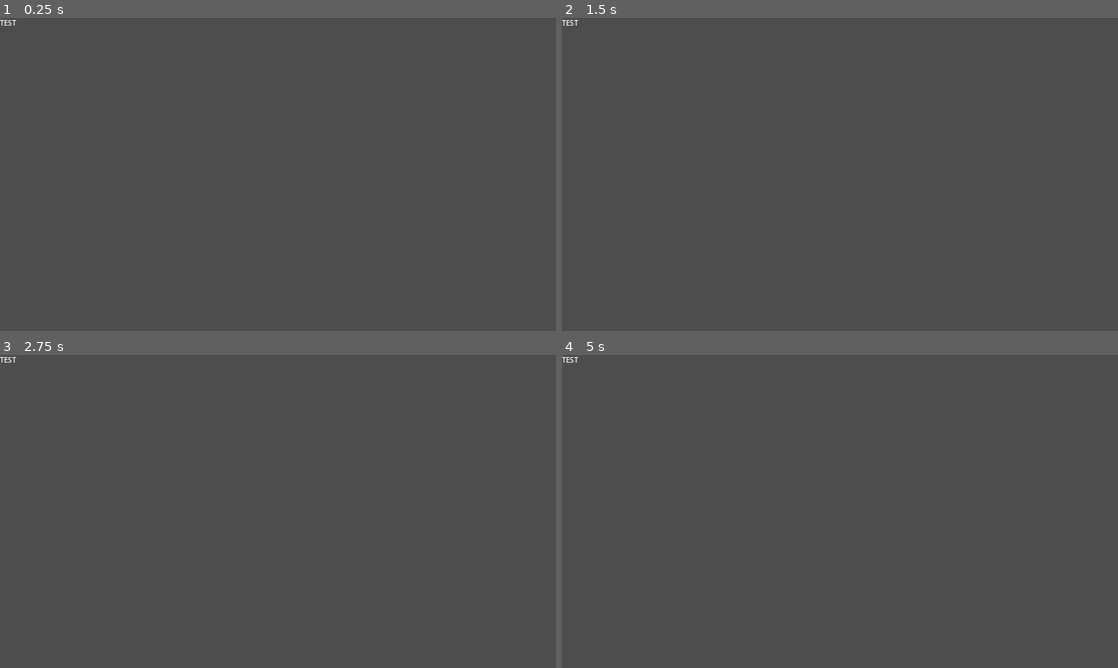
Above: before the commit, frames 1-4 (two rows, left to right).
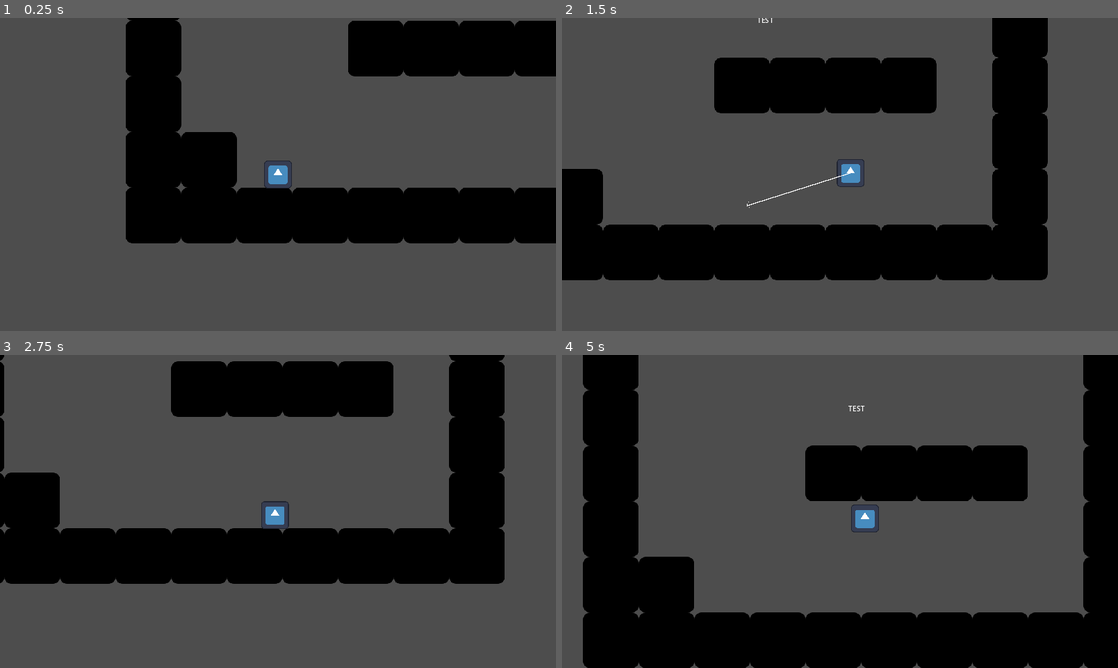
Above: after the commit, the same moments.

Repository: 2weeking/Lasso-Knight
Game: Godot game, scene res://levels/test.tscn
Same seed, same stepped clock (60 frames per second), same inputs: the game is played once before the commit and once after it. Before the commit the project starts from res://levels/main_menu.tscn. The engine's default icon, where the game draws it, is replaced by a stand-in: a white triangle on a blue panel in a dark square.
Inputs (mouse positions are in pixels of both pictures, inside the frame that each line leads up to):
- Up to frame 1 (0.25 s): no input
- Up to frame 2 (1.5 s): tap Enter at 0.5 s; move the mouse to (962, 158) at 0.52 s; hold D (right) from 0.53 s (still down); tap W (up) at 0.6, 0.77, 1.07, 1.35 s; click (962, 158) at 0.67 s; move the mouse to (728, 190) at 1.27 s; click (728, 190) at 1.42 s
- Up to frame 3 (2.75 s): tap W (up) at 1.52, 1.82, 2.1 s; move the mouse to (333, 442) at 2.02 s; release D (right) at 2.03 s; hold A (left) from 2.03 s (still down); click (333, 442) at 2.17 s
- Up to frame 4 (5 s): move the mouse to (812, 574) at 2.77 s; release A (left) at 2.78 s; hold D (right) 2.78-4.28 s; tap W (up) at 2.85, 3.02, 3.32, 3.6, 3.77, 4.07, 4.35, 4.52, 4.82 s; click (812, 574) at 2.92 s; move the mouse to (1006, 558) at 3.52 s; click (1006, 558) at 3.67 s; move the mouse to (673, 464) at 4.27 s; hold A (left) from 4.28 s (still down); click (673, 464) at 4.42 s

The runs differ from the first frame. In frame 1, 28% of the frame differs, in the area x 0-100%, y 0-72%; in frame 2, 31%; in frame 3, 31%; in frame 4, 39%, in the area x 0-100%, y 0-100%.

Commit message:
Added grappling hook functionality

Diff:
--- /dev/null
+++ b/entities/Lasso/Lasso.gd
@@ -0,0 +1,51 @@
+"""
+This script controls the chain.
+"""
+extends Node2D
+
+@onready var links = $Links
+@onready var tip = $Tip
+var direction := Vector2(0,0)	# The direction in which the chain was shot
+var tip_pos := Vector2(0,0)			# The global position the tip should be in
+								# We use an extra var for this, because the chain is
+								# connected to the player and thus all .position
+								# properties would get messed with when the player
+								# moves.
+
+const SPEED = 50	# The speed with which the chain moves
+
+var flying = false	# Whether the chain is moving through the air
+var hooked = false	# Whether the chain has connected to a wall
+
+# shoot() shoots the chain in a given direction
+func shoot(dir: Vector2) -> void:
+	direction = dir.normalized()	# Normalize the direction and save it
+	flying = true					# Keep track of our current scan
+	tip_pos = self.global_position		# reset the tip position to the player's position
+
+# release() the chain
+func release() -> void:
+	flying = false	# Not flying anymore
+	hooked = false	# Not attached anymore
+
+# Every graphics frame we update the visuals
+func _process(_delta: float) -> void:
+	self.visible = flying or hooked	# Only visible if flying or attached to something
+	if not self.visible:
+		return	# Not visible -> nothing to draw
+	var tip_loc = to_local(tip_pos)	# Easier to work in local coordinates
+	# We rotate the links (= chain) and the tip to fit on the line between self.position (= origin = player.position) and the tip
+	links.rotation = self.position.angle_to_point(tip_loc) - deg_to_rad(270)
+	tip.rotation = self.position.angle_to_point(tip_loc) - deg_to_rad(270)
+	links.position = tip_loc						# The links are moved to start at the tip
+	links.region_rect.size.y = tip_loc.length()		# and get extended for the distance between (0,0) and the tip
+
+# Every physics frame we update the tip position
+func _physics_process(_delta: float) -> void:
+	tip.global_position = tip_pos	# The player might have moved and thus updated the position of the tip -> reset it
+	if flying:
+		# `if move_and_collide()` always moves, but returns true if we did collide
+		if tip.move_and_collide(direction * SPEED):
+			hooked = true	# Got something!
+			flying = false	# Not flying anymore
+	tip_pos = tip.global_position	# set `tip` as starting position for next frame
--- /dev/null
+++ b/entities/Lasso/Lasso.tscn
@@ -0,0 +1,30 @@
+[gd_scene load_steps=5 format=3 uid="uid://c5whdalhv1r7i"]
+
+[ext_resource type="Script" path="res://entities/Lasso/Lasso.gd" id="1_qmuc2"]
+[ext_resource type="Texture2D" uid="uid://d1k1yogptxstn" path="res://assets/lasso/rope_links.png" id="2_81rht"]
+[ext_resource type="Texture2D" uid="uid://b20y0tf0125gq" path="res://assets/lasso/noose.png" id="3_cy2i0"]
+
+[sub_resource type="CapsuleShape2D" id="CapsuleShape2D_7tnxl"]
+radius = 2.0
+height = 12.0
+
+[node name="Lasso" type="Node2D"]
+scale = Vector2(2, 2)
+script = ExtResource("1_qmuc2")
+
+[node name="Links" type="Sprite2D" parent="."]
+texture_repeat = 2
+texture = ExtResource("2_81rht")
+centered = false
+offset = Vector2(-1, 0)
+region_enabled = true
+region_rect = Rect2(7, 0, 2, 360)
+
+[node name="Tip" type="CharacterBody2D" parent="."]
+collision_layer = 4
+
+[node name="Noose" type="Sprite2D" parent="Tip"]
+texture = ExtResource("3_cy2i0")
+
+[node name="CollisionShape2D" type="CollisionShape2D" parent="Tip"]
+shape = SubResource("CapsuleShape2D_7tnxl")
--- a/entities/chain/chain.tscn
+++ /dev/null
@@ -1,3 +0,0 @@
-[gd_scene format=3 uid="uid://c1i4xfv7btsbn"]
-
-[node name="Chain" type="Node2D"]
--- /dev/null
+++ b/entities/player/Camera2D.gd
@@ -0,0 +1,15 @@
+extends Camera2D
+
+# Radius of the zone in the middle of the screen where the cam doesn't move
+const DEAD_ZONE = 160
+
+func _input(event: InputEvent) -> void:
+	if event is InputEventMouseMotion: # If the mouse moved...
+		var _target = event.position - get_viewport().get_visible_rect().size * 0.5	# Get the mouse position relative to the middle of the screen
+		if _target.length() < DEAD_ZONE:	# If we're in the middle (dead zone)...
+			self.position = Vector2(0,0)	# ... reset the camera to the middle (= center on player)
+		else:
+			# _target.normalized() is the direction in which to move
+			# _target.length() - DEAD_ZONE is the distance the mouse is outside of the dead zone
+			# 0.5 is an arbitrary scalar
+			self.position = _target.normalized() * (_target.length() - DEAD_ZONE) * 0.5
--- a/entities/player/player.gd
+++ b/entities/player/player.gd
@@ -1,73 +1,84 @@
+"""
+This script controls the player character.
+"""
 extends CharacterBody2D
 
-var gravity = ProjectSettings.get_setting("physics/2d/default_gravity")
-
-const SPEED = 300.0
-const MAX_SPEED = 2000
-const JUMP_VELOCITY = -400.0
-const FRICTION_AIR = 0.95
-const FRICTION_GROUND = 0.85
+@onready var GRAVITY = ProjectSettings.get_setting("physics/2d/default_gravity")
+const JUMP_FORCE = 1000			# Force applied on jumping
+const MOVE_SPEED = 500			# Speed to walk with
+const MAX_SPEED = 2000			# Maximum speed the player is allowed to move
+const FRICTION_AIR = 0.95		# The friction while airborne
+const FRICTION_GROUND = 0.85	# The friction while on the ground
 const CHAIN_PULL = 105
 
+@onready var lasso = $Lasso
 var chain_velocity := Vector2(0,0)
-var can_jump = false
+var can_jump = false			# Whether the player used their air-jump
 
-"""
-func _input(event):
+func _input(event: InputEvent) -> void:
 	if event is InputEventMouseButton:
 		if event.pressed:
-			$Chain.shoot(event.position - get_viewport().size * 0.5)
+			# We clicked the mouse -> shoot()
+			lasso.shoot(event.position - get_viewport().get_visible_rect().size * 0.5)
 		else:
-			$Chain.release()
-"""
+			# We released the mouse -> release()
+			lasso.release()
 
-func _physics_process(delta):
-	# Gravity
-	if not is_on_floor():
-		velocity.y += gravity * delta
+# This function is called every physics frame
+func _physics_process(_delta: float) -> void:
+	# Walking
+	var walk = (Input.get_action_strength("right") - Input.get_action_strength("left")) * MOVE_SPEED
 
-	# Jump
-	if Input.is_action_just_pressed("up") and is_on_floor():
-		velocity.y = JUMP_VELOCITY
+	# Falling
+	velocity.y += GRAVITY
 
-	# Walk
-	var direction = Input.get_axis("left", "right")
-	if direction:
-		velocity.x = direction * SPEED
-	else:
-		velocity.x = move_toward(velocity.x, 0, SPEED)
-
-	"""
 	# Hook physics
-	if $Chain.hooked:
-		chain_velocity = to_local($Chain.tip).normalized() * CHAIN_PULL
+	if lasso.hooked:
+		# `to_local(lasso.tip).normalized()` is the direction that the chain is pulling
+		chain_velocity = to_local(lasso.tip_pos).normalized() * CHAIN_PULL
 		if chain_velocity.y > 0:
-			# Pulling down weaker
+			# Pulling down isn't as strong
 			chain_velocity.y *= 0.55
 		else:
-			# Pulling up stronger
+			# Pulling up is stronger
 			chain_velocity.y *= 1.65
-		if sign(chain_velocity.x) != sign(velocity.x):
-			# If walking diff direction than chain pull, reduce pull
+		if sign(chain_velocity.x) != sign(walk):
+			# if we are trying to walk in a different
+			# direction than the chain is pulling
+			# reduce its pull
 			chain_velocity.x *= 0.7
 	else:
-		# No chain velocity if not hooked
+		# Not hooked -> no chain velocity
 		chain_velocity = Vector2(0,0)
+	velocity += chain_velocity
 
-	# Apply chain velocity
-	velocity += chain_velocity
-	"""
-	move_and_slide()
+	velocity.x += walk		# apply the walking
+	move_and_slide()	# Actually apply all the forces
+	velocity.x -= walk		# take away the walk speed again
+	# ^ This is done so we don't build up walk speed over time
 
-	# Friction on ground
-	if is_on_floor():
-		velocity.x *= FRICTION_GROUND
-		if velocity.y >= 5:velocity.y = 5
-	elif is_on_ceiling() and velocity.y <= -5:
+	# Manage friction and refresh jump and stuff
+	velocity.y = clamp(velocity.y, -MAX_SPEED, MAX_SPEED)	# Make sure we are in our limits
+	velocity.x = clamp(velocity.x, -MAX_SPEED, MAX_SPEED)
+	var grounded = is_on_floor()
+	if grounded:
+		velocity.x *= FRICTION_GROUND	# Apply friction only on x (we are not moving on y anyway)
+		can_jump = true 				# We refresh our air-jump
+		if velocity.y >= 5:		# Keep the y-velocity small such that
+			velocity.y = 5		# gravity doesn't make this number huge
+	elif is_on_ceiling() and velocity.y <= -5:	# Same on ceilings
 		velocity.y = -5
 
-	# Friciton on Air
-	if not is_on_floor():
+	# Apply air friction
+	if !grounded:
 		velocity.x *= FRICTION_AIR
 		if velocity.y > 0:
 			velocity.y *= FRICTION_AIR
+
+	# Jumping
+	if Input.is_action_just_pressed("up"):
+		if grounded:
+			velocity.y = -JUMP_FORCE	# Apply the jump-force
+		elif can_jump:
+			can_jump = false	# Used air-jump
+			velocity.y = -JUMP_FORCE
--- a/entities/player/player.tscn
+++ b/entities/player/player.tscn
@@ -1,17 +1,25 @@
-[gd_scene load_steps=4 format=3 uid="uid://ccpgp2pqa5e3v"]
+[gd_scene load_steps=6 format=3 uid="uid://ccpgp2pqa5e3v"]
 
-[ext_resource type="Script" path="res://entities/player/player.gd" id="1_mad6v"]
-[ext_resource type="Texture2D" uid="uid://c8n7jy45rivst" path="res://icon.svg" id="2_j4iy4"]
+[ext_resource type="Script" path="res://entities/Player/Player.gd" id="1_vtt6c"]
+[ext_resource type="Texture2D" uid="uid://c8n7jy45rivst" path="res://icon.svg" id="2_3hk3w"]
+[ext_resource type="Script" path="res://entities/Player/Camera2D.gd" id="3_xp4co"]
+[ext_resource type="PackedScene" uid="uid://c5whdalhv1r7i" path="res://entities/Lasso/Lasso.tscn" id="4_j0bpy"]
 
 [sub_resource type="RectangleShape2D" id="RectangleShape2D_6r81l"]
 size = Vector2(120, 120)
 
 [node name="Player" type="CharacterBody2D"]
 scale = Vector2(0.5, 0.5)
-script = ExtResource("1_mad6v")
+collision_layer = 2
+script = ExtResource("1_vtt6c")
 
-[node name="Icon" type="Sprite2D" parent="."]
-texture = ExtResource("2_j4iy4")
+[node name="Sprite" type="Sprite2D" parent="."]
+texture = ExtResource("2_3hk3w")
 
 [node name="CollisionShape2D" type="CollisionShape2D" parent="."]
 shape = SubResource("RectangleShape2D_6r81l")
+
+[node name="Camera2D" type="Camera2D" parent="."]
+script = ExtResource("3_xp4co")
+
+[node name="Lasso" parent="." instance=ExtResource("4_j0bpy")]
--- a/levels/main_menu.tscn
+++ b/levels/main_menu.tscn
@@ -5,4 +5,4 @@
 [node name="Label" type="Label" parent="."]
 offset_right = 40.0
 offset_bottom = 23.0
-text = "TEST"
+text = "LassoKnight"
--- a/levels/test.tscn
+++ b/levels/test.tscn
@@ -1,7 +1,7 @@
 [gd_scene load_steps=5 format=3 uid="uid://b2efge8xle13i"]
 
 [ext_resource type="Texture2D" uid="uid://c8n7jy45rivst" path="res://icon.svg" id="1_jdnbj"]
-[ext_resource type="PackedScene" uid="uid://ccpgp2pqa5e3v" path="res://entities/player/player.tscn" id="2_yvyph"]
+[ext_resource type="PackedScene" uid="uid://ccpgp2pqa5e3v" path="res://entities/Player/Player.tscn" id="2_yvyph"]
 
 [sub_resource type="TileSetAtlasSource" id="TileSetAtlasSource_lnxt6"]
 texture = ExtResource("1_jdnbj")
@@ -19,10 +19,17 @@
 
 [node name="test" type="Node2D"]
 
+[node name="Label" type="Label" parent="."]
+offset_left = 611.0
+offset_top = 159.0
+offset_right = 651.0
+offset_bottom = 185.0
+text = "TEST"
+
 [node name="TileMap" type="TileMap" parent="."]
 tile_set = SubResource("TileSet_l1qvr")
 format = 2
-layer_0/tile_data = PackedInt32Array(327680, 0, 0, 327681, 0 …(259 unchanged characters)… 0, 0, 131081, 0, 0, 65545, 0, 0, 9, 0, 0)
+layer_0/tile_data = PackedInt32Array(327680, 0, 0, 327681, 0 …(259 unchanged characters)… 0, 0, 131081, 0, 0, 65545, 0, 0, 9, 0, 0, 262145, 0, 0)
 
 [node name="Player" parent="." instance=ExtResource("2_yvyph")]
 position = Vector2(351, 527)
--- a/project.godot
+++ b/project.godot
@@ -11,7 +11,7 @@
 [application]
 
 config/name="LassoKnight"
-run/main_scene="res://levels/main_menu.tscn"
+run/main_scene="res://levels/test.tscn"
 config/features=PackedStringArray("4.1", "GL Compatibility")
 
 [display]
@@ -19,6 +19,7 @@
 window/size/viewport_width=1280
 window/size/viewport_height=720
 window/stretch/mode="canvas_items"
+window/stretch/aspect="expand"
 
 [input]
 
@@ -43,7 +44,18 @@
 ]
 }
 
+[layer_names]
+
+2d_physics/layer_1="ground"
+2d_physics/layer_2="player"
+2d_physics/layer_3="hook"
+
+[physics]
+
+2d/default_gravity=60.0
+
 [rendering]
 
+textures/canvas_textures/default_texture_filter=0
 renderer/rendering_method="gl_compatibility"
 renderer/rendering_method.mobile="gl_compatibility"
Binary file added: assets/lasso/noose.png
Not shown, added: assets/lasso/noose.png.import
Binary file added: assets/lasso/rope_links.png
Not shown, added: assets/lasso/rope_links.png.import
